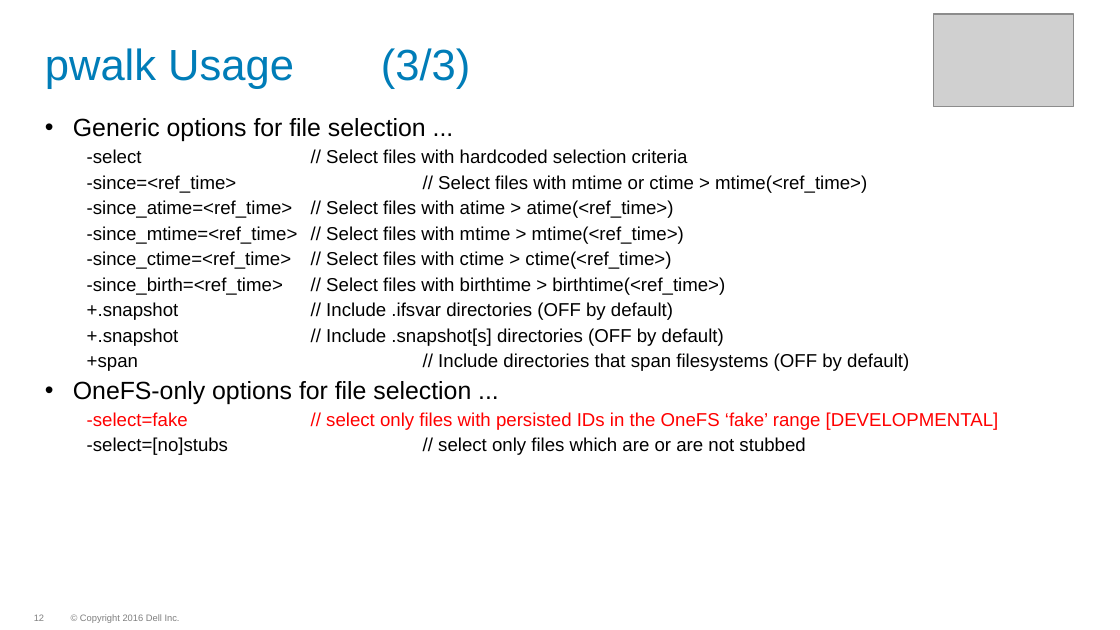
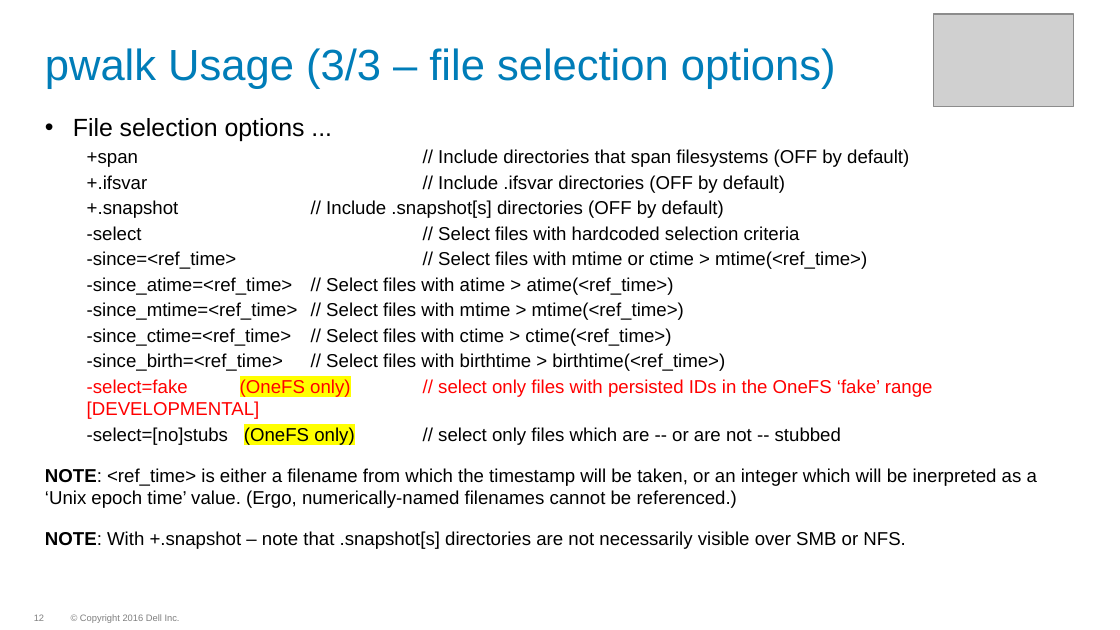
Before and after one commit to WhizBob/pwalk, a slide deck: slide 12 of doc/pwalk_slides.pptx. Drawn at 1120x630 pixels with LibreOffice and Linux fonts; fonts in the diff are those of the drawing; grey boxes stand for pictures; background and template pictures are left out. Boxes give left, top, right and bottom in pixels: in the first picture for what was removed or moved away, otherwise in the second. Text is boxed around its words. In the diff, an @@ line names an element or a change of style, - is before the commit and + after.

```diff
--- a/doc/pwalk_slides.pptx
+++ b/doc/pwalk_slides.pptx
@@ title at (45, 48, 836, 89): text changed @@
-pwalk Usage (3/3)
+pwalk Usage (3/3 – file selection options)
@@ text at (73, 118, 909, 218): text changed; size 16 to 12 pt @@
-• Generic options for file selection ...
+• File selection options ...
+  +span // Include directories that span filesystems (OFF by default)
+  +.ifsvar // Include .ifsvar directories (OFF by default)
+  +.snapshot // Include .snapshot[s] directories (OFF by default)
@@ text at (45, 379, 1037, 549): text changed @@
-  +.snapshot // Include .ifsvar directories (OFF by default)
-  +.snapshot // Include .snapshot[s] directories (OFF by default)
-  +span // Include directories that span filesystems (OFF by default)
-• OneFS-only options for file selection ...
-  -select=fake // select only files with persisted IDs in the OneFS ‘fake’ range [DEVELOPMENTAL]
-  -select=[no]stubs // select only files which are or are not stubbed
+  -select=fake (OneFS only) // select only files with persisted IDs in the OneFS ‘fake’ range [DEVELOPMENTAL]
+  -select=[no]stubs (OneFS only) // select only files which are -- or are not -- stubbed
+NOTE: <ref_time> is either a filename from which the timestamp will be taken, or an integer which will be inerpreted as a ‘Unix epoch time’ value. (Ergo, numerically-named filenames cannot be referenced.)
+NOTE: With +.snapshot – note that .snapshot[s] directories are not necessarily visible over SMB or NFS.
```
Also in this commit, not shown: 12 other slides changed, 3 slides removed, 9 other files.
